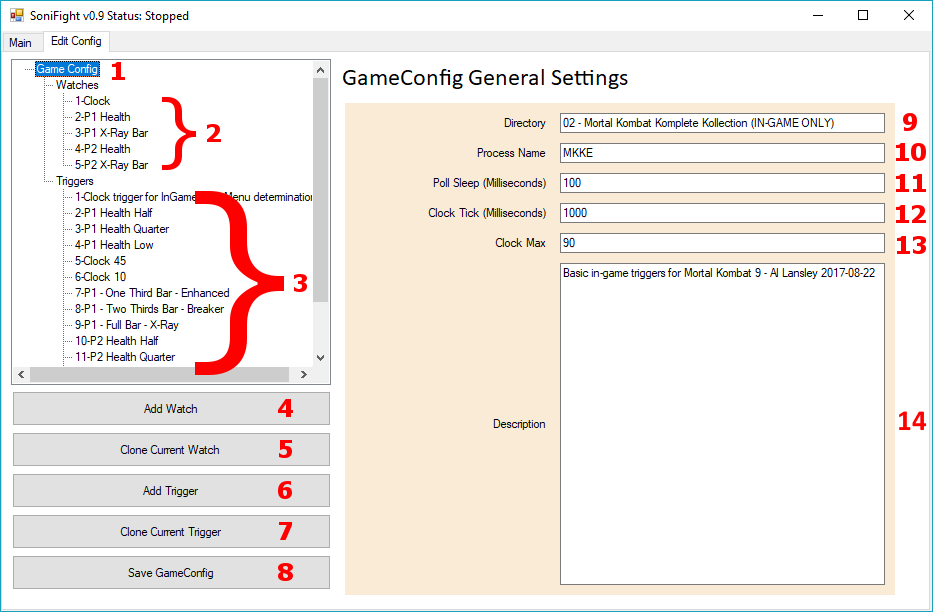
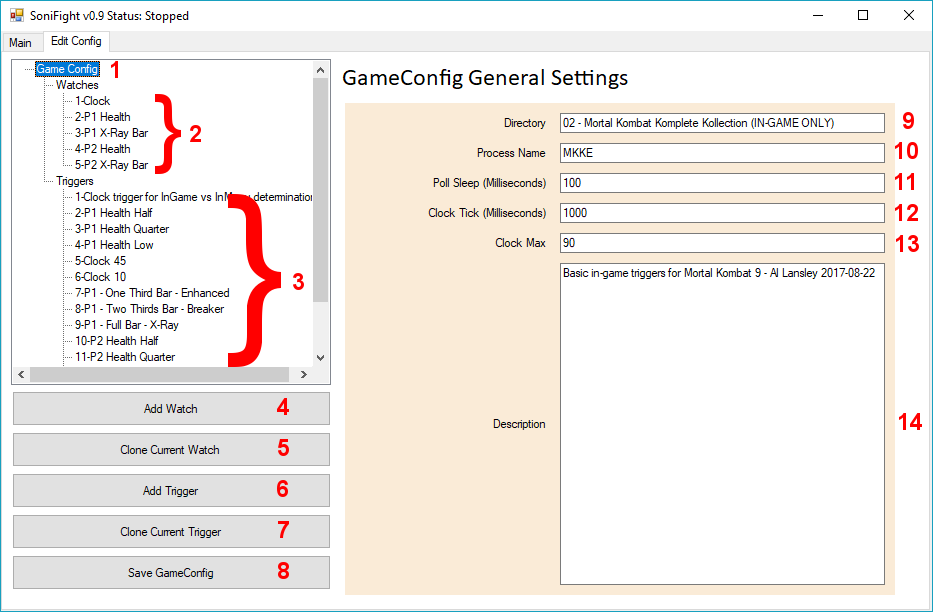
Layers edited between the first and the second 933 x 612 image:
painted on "} #1" over [195,191,284,375]
painted on "8" over [278,562,293,581]
painted on "7" over [278,521,292,540]
painted on "6" over [277,480,292,499]
painted on "5" over [278,439,292,458]
painted on "4" over [277,398,293,417]
painted on "3" over [293,273,307,292]
painted on "2" over [190,124,221,142]
painted on "}" over [155,94,196,174]
painted on "1" over [111,61,125,80]
painted on "13" over [896,235,926,254]
painted on "14" over [899,411,927,431]
painted on "12" over [895,204,926,223]
painted on "11" over [895,173,926,192]
painted on "10" over [895,142,926,161]
painted on "9" over [903,112,917,131]
removed layer "new" over [111,61,927,581]
